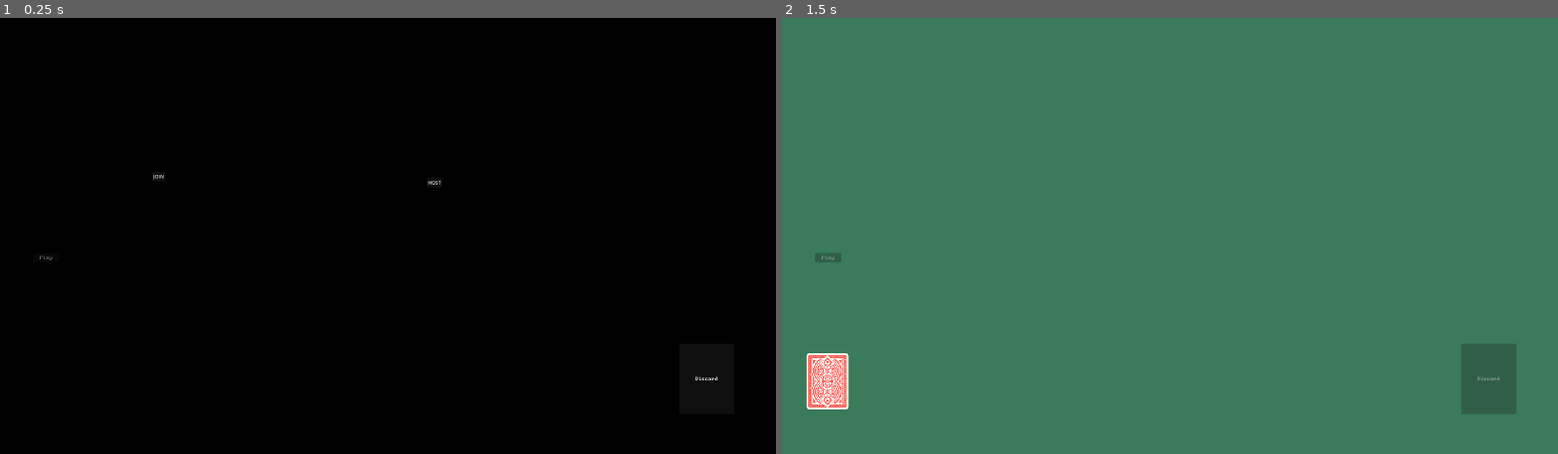
Above: before the commit, frames 1-2 (left to right).
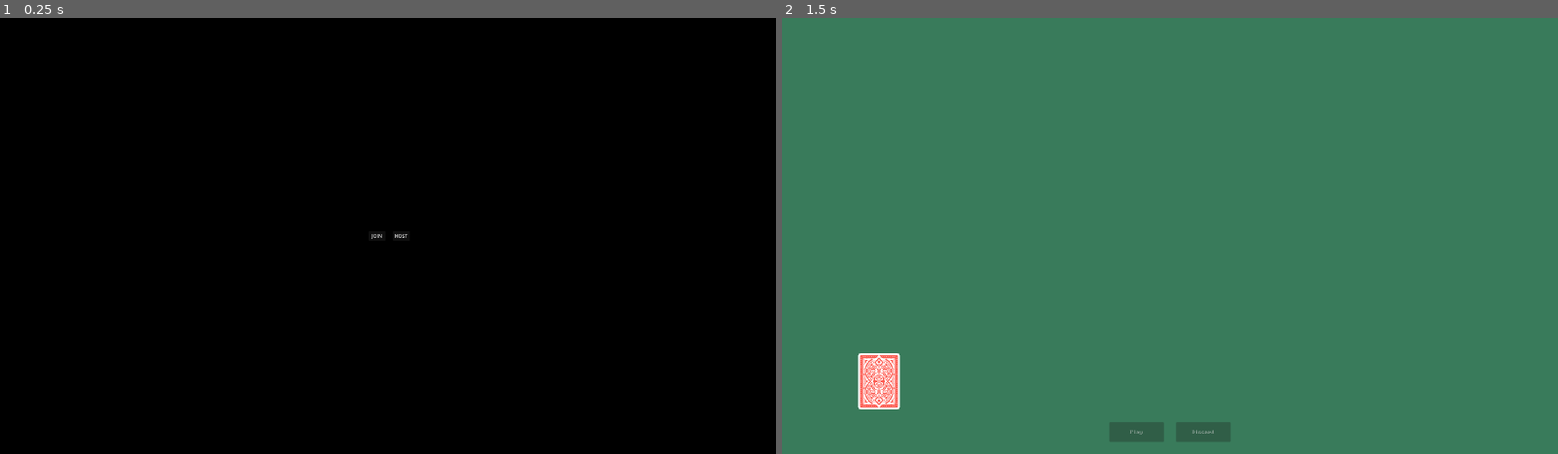
Above: after the commit, the same moments.

Repository: SalC124/rhombatro
Game: Godot game, scene res://scenes/Main2.tscn
Two runs of this game, one before a commit and one after it. Both use one fixed random seed, a clock stepped at 60 frames per second and the inputs below.
Inputs (mouse positions are in pixels of both pictures, inside the frame that each line leads up to):
- Up to frame 1 (0.25 s): no input
- Up to frame 2 (1.5 s): click "HOST" at 0.5 s; tap Enter at 1.25 s; move the mouse to (1340, 214) at 1.27 s; click (1340, 214) at 1.42 s

The runs differ from the first frame. In frame 1, less than 0.1% of the frame differs, in the area x 5-93%, y 36-84%; in frame 2, 3.2%, in the area x 3-95%, y 54-98%.

Commit message:
prettier button placements and better button defaults

Diff:
--- a/scenes/Main2.tscn
+++ b/scenes/Main2.tscn
@@ -12,35 +12,38 @@
 player_field_scene = ExtResource("2_20mca")
 
 [node name="HostButton" type="Button" parent="." unique_id=836699671]
-offset_left = 1408.0
-offset_top = 528.0
-offset_right = 1459.0
-offset_bottom = 559.0
+offset_left = 1296.0
+offset_top = 704.0
+offset_right = 1352.0
+offset_bottom = 736.0
 text = "HOST"
 
 [node name="JoinButton" type="Button" parent="." unique_id=1228987666]
-offset_left = 502.0
-offset_top = 508.0
-offset_right = 545.0
-offset_bottom = 539.0
+offset_left = 1216.0
+offset_top = 704.0
+offset_right = 1272.0
+offset_bottom = 736.0
 text = "JOIN"
 
 [node name="GameLoop" type="Node" parent="." unique_id=1698302306]
 script = ExtResource("4_i0u6e")
 
 [node name="DiscardButton" type="Button" parent="." unique_id=124394224]
-offset_left = 2241.0
-offset_top = 1076.0
-offset_right = 2423.0
-offset_bottom = 1308.0
+visible = false
+offset_left = 1300.0
+offset_top = 1335.0
+offset_right = 1480.0
+offset_bottom = 1400.0
 theme_override_fonts/font = ExtResource("5_8xah2")
+disabled = true
 text = "Discard"
 
 [node name="PlayButton" type="Button" parent="." unique_id=1583530075]
-offset_left = 109.0
-offset_top = 776.0
-offset_right = 195.0
-offset_bottom = 807.0
+visible = false
+offset_left = 1080.0
+offset_top = 1335.0
+offset_right = 1260.0
+offset_bottom = 1400.0
 theme_override_fonts/font = ExtResource("5_8xah2")
 disabled = true
 text = "Play"
--- a/scenes/PlayerField.tscn
+++ b/scenes/PlayerField.tscn
@@ -25,7 +25,7 @@
 script = ExtResource("2_6j6l4")
 
 [node name="Deck" type="Node2D" parent="." unique_id=1238825568]
-position = Vector2(150, 1200)
+position = Vector2(320, 1200)
 scale = Vector2(2, 2)
 script = ExtResource("3_uukul")
 
--- a/scripts/multiplayer.gd
+++ b/scripts/multiplayer.gd
@@ -37,3 +37,6 @@
 	$HostButton.visible = false
 	$JoinButton.disabled = true
 	$JoinButton.visible = false
+
+	$DiscardButton.visible = true
+	$PlayButton.visible = true
